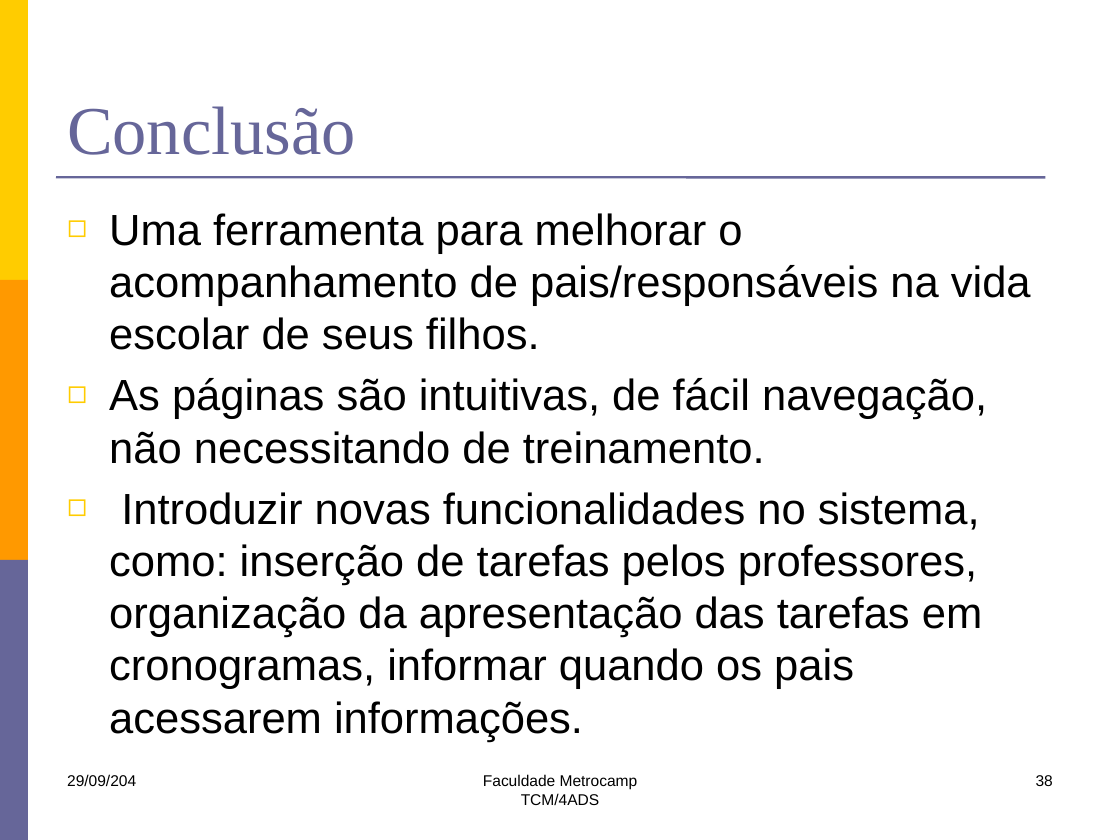
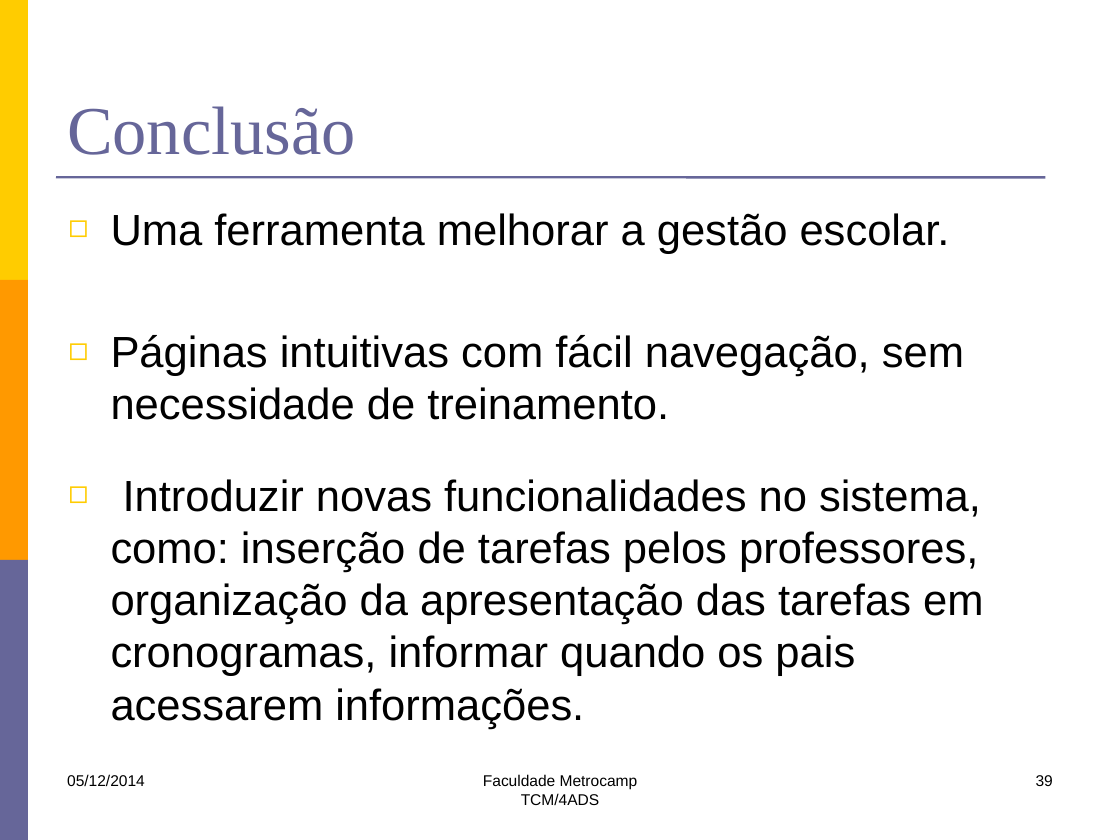
Before and after one commit to lfernandobra/pi5g1s14, a slide deck: slide 39 of documentacao/G5_Apresentacao2sem2014 final.pptx (slide 38 before the commit). Drawn at 1120x840 pixels with LibreOffice and Linux fonts; fonts in the diff are those of the drawing. Boxes give left, top, right and bottom in pixels: in the first picture for what was removed or moved away, otherwise in the second. Text is boxed around its words. In the diff, an @@ line names an element or a change of style, - is before the commit and + after.

```diff
--- a/documentacao/G5_Apresentacao2sem2014 final.pptx
+++ b/documentacao/G5_Apresentacao2sem2014 final.pptx
@@ text at (x1=111, y1=213, x2=964, y2=420): text changed @@
-◻ Uma ferramenta para melhorar o acompanhamento de pais/responsáveis na vida escolar de seus filhos.
-◻ As páginas são intuitivas, de fácil navegação, não necessitando de treinamento.
+◻ Uma ferramenta melhorar a gestão escolar.
+◻ Páginas intuitivas com fácil navegação, sem necessidade de treinamento.
@@ text at (x1=67, y1=774, x2=145, y2=786): text changed @@
-29/09/204
+05/12/2014
@@ page number at (x1=1036, y1=775, x2=1053, y2=786): text changed @@
-38
+39
```
Also in this commit, not shown: 23 other slides changed, 3 slides added, 2 slides removed.
